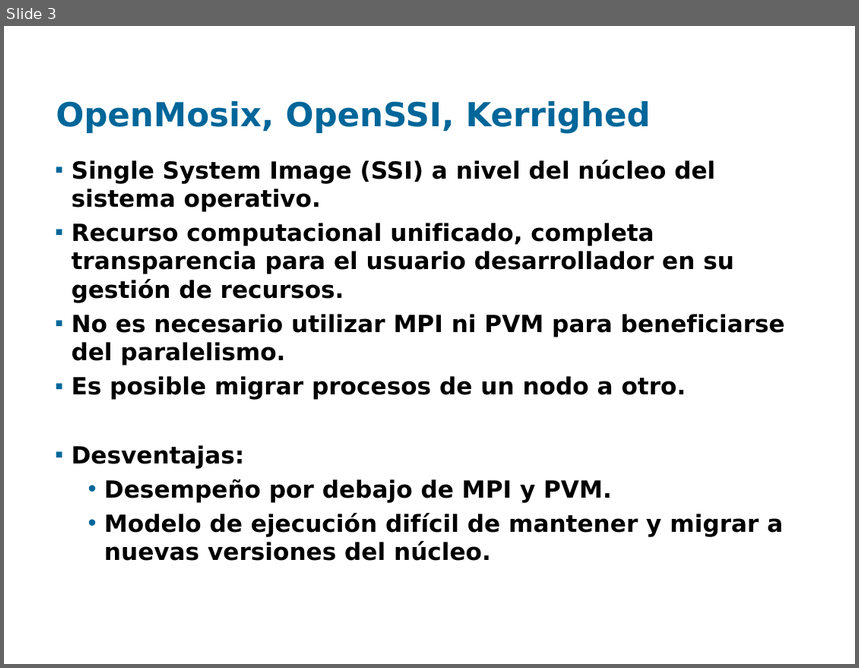
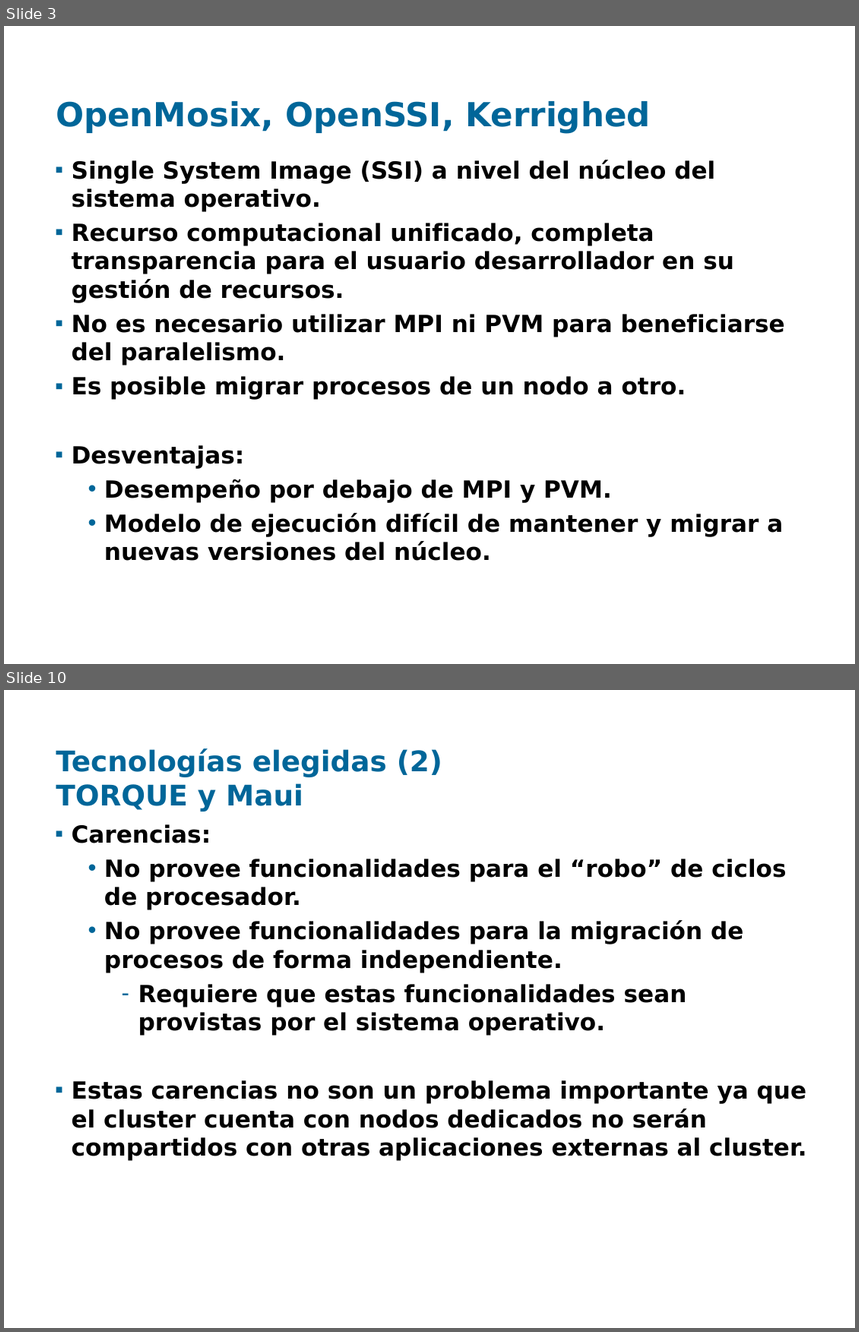
Before and after one commit to santiago-iturriaga/pgruso2007, a slide deck: Documentacion/Presentación Fenton - Santiago.ppt. Shown one above the other, each under a label of ours: slide 3 before the commit, slides 3 and 10 after it; the slides between them are not shown. The pictures are 859x668 and 859x1332 pixels, drawn with LibreOffice and Linux fonts; fonts in the diff are those of the drawing; background and template pictures are left out. Boxes give left, top, right and bottom in pixels: in the first picture for what was removed or moved away, otherwise in the second. Text is boxed around its words. In the diff, an @@ line names an element or a change of style, - is before the commit and + after.

```diff
--- a/Documentacion/Presentación Fenton - Santiago.ppt
+++ b/Documentacion/Presentación Fenton - Santiago.ppt
@@ slide 10 added at box(4, 690, 855, 1328), background picture (left out) @@
@@ title added at box(56, 749, 443, 812), 24 pt, text #006699, bold @@
+Tecnologías elegidas (2)
+TORQUE y Maui
@@ text added at box(72, 825, 807, 1161), 20 pt, text #000000, bold @@
+▪ Carencias:
+  • No provee funcionalidades para el “robo” de ciclos de procesador.
+  • No provee funcionalidades para la migración de procesos de forma independiente.
+    – Requiere que estas funcionalidades sean provistas por el sistema operativo.
+▪ Estas carencias no son un problema importante ya que el cluster cuenta con nodos dedicados no serán compartidos con otras aplicaciones externas al cluster.
```
Also in this commit, not shown: 3 slides changed, 5 other slides added, 4 slides removed.
